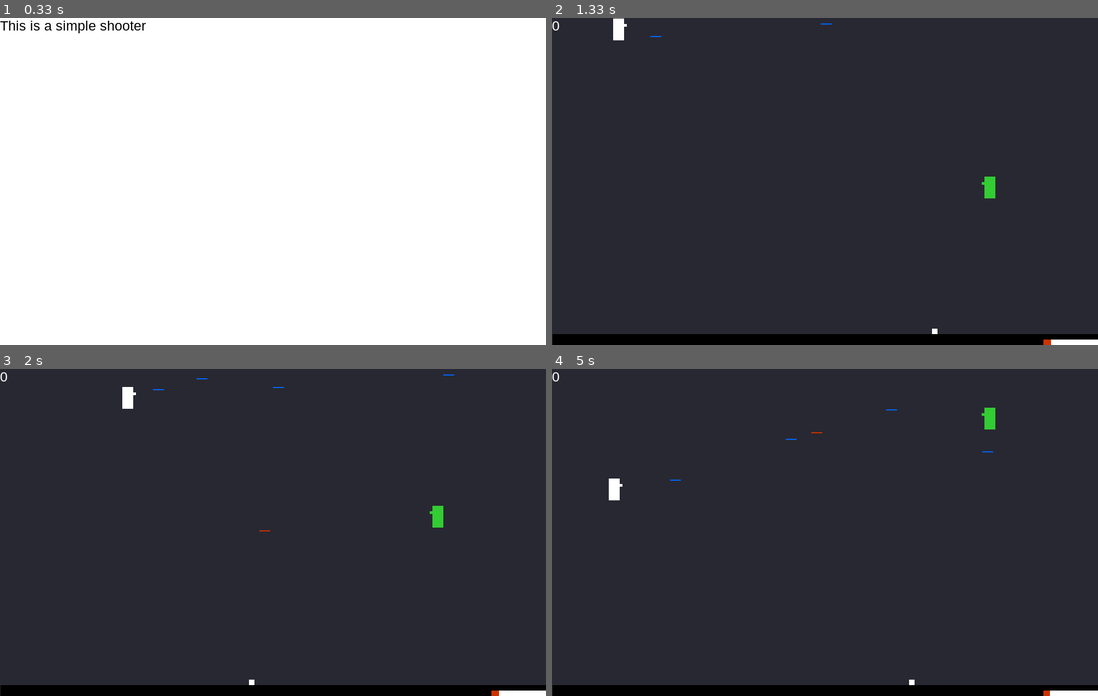
Above: before the commit, frames 1-4 (two rows, left to right).
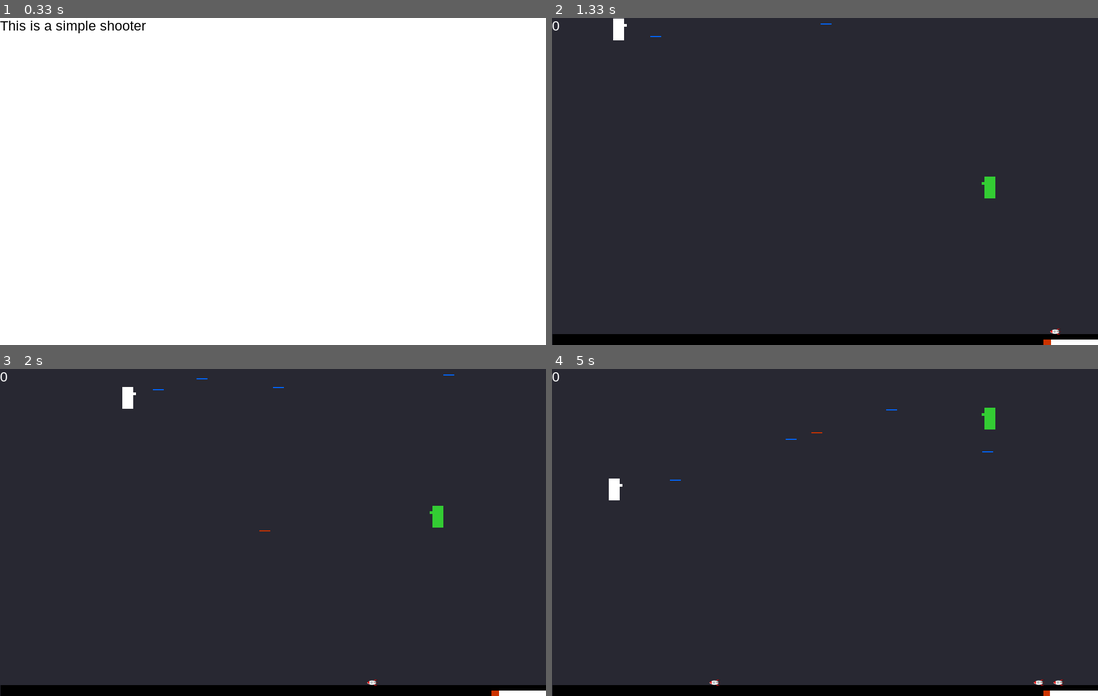
Above: after the commit, the same moments.

Repository: zwang20/SimpleShooter
Game: pygame game, started from simple_shooter.py
Same seed, same stepped clock (60 frames per second), same inputs: the game is played once before the commit and once after it.
Inputs:
- Up to frame 1 (0.33 s): no input
- Up to frame 2 (1.33 s): tap Space at 0.33, 1.23 s; hold D 0.67-1.13 s; hold W from 1.17 s (still down)
- Up to frame 3 (2 s): release W at 1.47 s; hold D 1.5-1.97 s; tap Space at 1.57, 1.87 s
- Up to frame 4 (5 s): hold A 2-2.53 s; tap Space at 2.07, 2.37, 2.63, 2.97, 3.27, 3.4, 3.8, 4.1, 4.47, 4.87 s; hold S 2.57-2.87 s; hold A 2.9-3.3 s; hold W 3.33-3.7 s; hold D 3.73-4.37 s; hold S 4.4-4.77 s; hold A from 4.8 s (still down)

Frame 1 is identical in both runs. In frame 2, less than 0.1% of the frame differs, in the area x 69-94%, y 95-97%; in frame 3, less than 0.1%; in frame 4, less than 0.1%, in the area x 28-94%, y 95-97%.

Commit message:
images
instruction image restructured
rocket image added

Diff:
--- a/simple_shooter.py
+++ b/simple_shooter.py
@@ -114,7 +114,7 @@
 
 instruction_image = pygame.image.load(os.path.join('assets', 'instruction.png'))
 instruction_image = pygame.transform.scale(instruction_image, (display_width, display_height))
-
+rocket_img = pygame.image.load(os.path.join('assets', 'rocket_image.png'))
 
 sge_clear()
 sge_print(string='Loading explosions')
@@ -199,6 +199,7 @@
 class Rocket:
     rockets = []
     speed = 6
+    limit = 3
 
     def __init__(self):
         self.x = display_width - 10
@@ -211,7 +212,7 @@
             self.despawn()
 
     def display(self):
-        sge_rect(x = self.x, y = self.y, height = 10, width = 10, colour = white)
+        game_display.blit(rocket_img, (self.x, self.y))
 
     def despawn(self):
         game_display.blit(explosion, (self.x, self.y))
@@ -368,9 +369,12 @@
     def despawn(self):
             Enemy.family.remove(self)
 
-    def smart_spawn():
-        while len(Enemy.family) < Enemy.limit:
-            Enemy()
+def smart_spawn():
+    while len(Enemy.family) < Enemy.limit:
+        Enemy()
+    if len(Rocket.rockets) < Rocket.limit:
+        if randint(0,120) == 0:
+            Rocket()
 
 
 
@@ -464,7 +468,7 @@
             player.get_hit()
             player.renew()
 
-            Enemy.smart_spawn()
+            smart_spawn()
 
             for enemy in Enemy.family:
                 enemy.display()
@@ -472,8 +476,6 @@
                 bullet.display()
 
             player.display()
-
-            if randint(0,200) == 0: Rocket()
 
             for rocket in Rocket.rockets:
                 rocket.display()
Binary file changed: Assets/instruction.png
Binary file added: Assets/rocket_image.png
